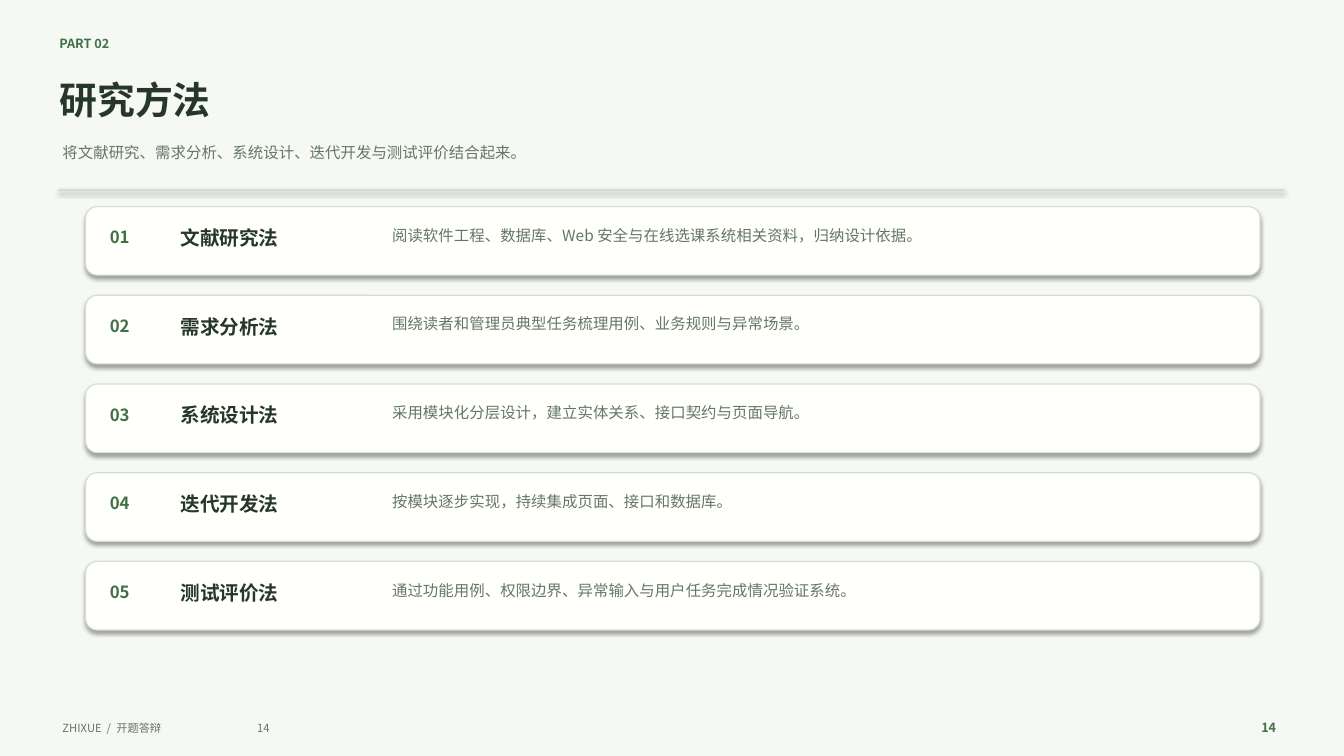
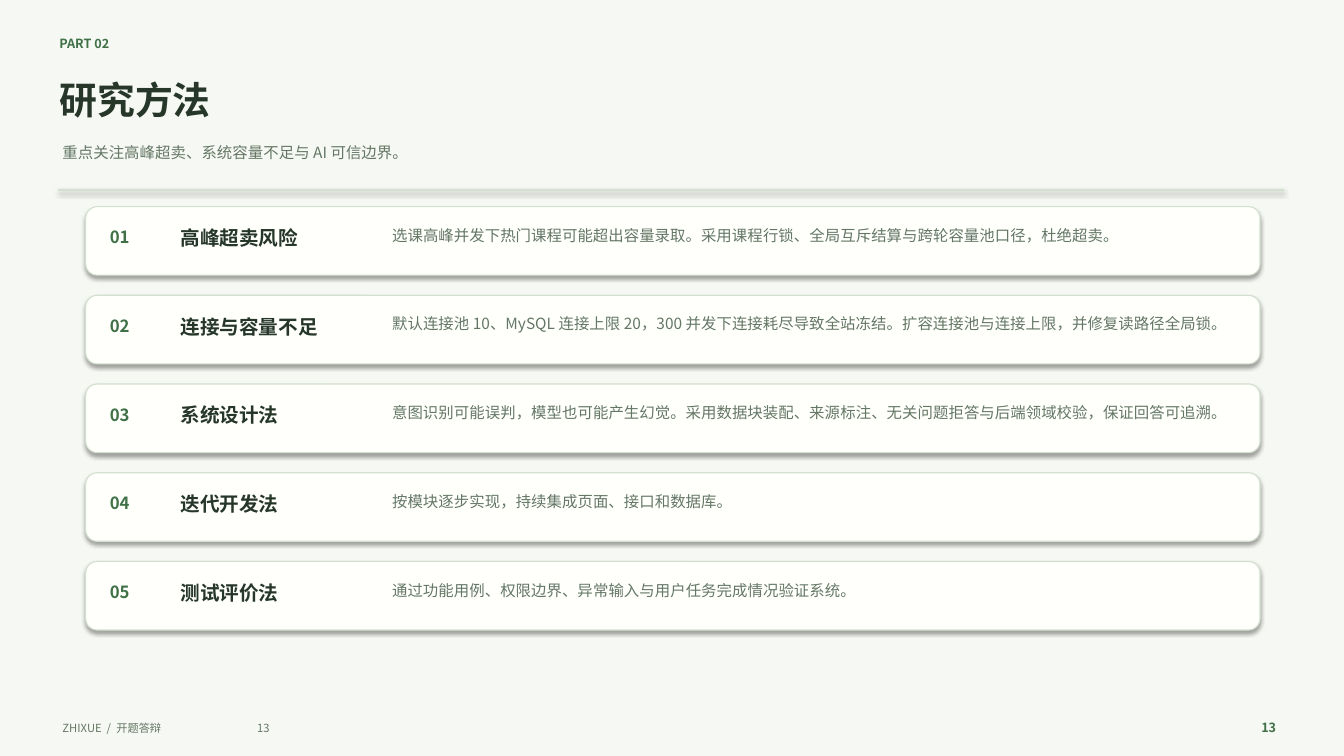
Before and after one commit to ghy366/--zhixue, a slide deck: slide 13 of docs/智学选课_开题答辩_浅色森林绿主题.pptx (slide 14 before the commit). Drawn at 1344x756 pixels with LibreOffice and Linux fonts; fonts in the diff are those of the drawing. Boxes give left, top, right and bottom in pixels: in the first picture for what was removed or moved away, otherwise in the second. Text is boxed around its words. In the diff, an @@ line names an element or a change of style, - is before the commit and + after.

```diff
--- a/docs/智学选课_开题答辩_浅色森林绿主题.pptx
+++ b/docs/智学选课_开题答辩_浅色森林绿主题.pptx
@@ text at box(62, 145, 408, 159): text changed @@
-将文献研究、需求分析、系统设计、迭代开发与测试评价结合起来。
+重点关注高峰超卖、系统容量不足与 AI 可信边界。
@@ text at box(180, 228, 298, 247): text changed @@
-文献研究法
+高峰超卖风险
@@ text at box(392, 228, 1118, 243): text changed @@
-阅读软件工程、数据库、Web 安全与在线选课系统相关资料，归纳设计依据。
+选课高峰并发下热门课程可能超出容量录取。采用课程行锁、全局互斥结算与跨轮容量池口径，杜绝超卖。
@@ text at box(180, 317, 317, 336): text changed @@
-需求分析法
+连接与容量不足
@@ text at box(392, 316, 1227, 333): text changed @@
-围绕读者和管理员典型任务梳理用例、业务规则与异常场景。
+默认连接池 10、MySQL 连接上限 20，300 并发下连接耗尽导致全站冻结。扩容连接池与连接上限，并修复读路径全局锁。
@@ text at box(392, 405, 1226, 420): text changed @@
-采用模块化分层设计，建立实体关系、接口契约与页面导航。
+意图识别可能误判，模型也可能产生幻觉。采用数据块装配、来源标注、无关问题拒答与后端领域校验，保证回答可追溯。
@@ text at box(62, 723, 269, 733): text changed @@
-ZHIXUE / 开题答辩 14
+ZHIXUE / 开题答辩 13
@@ text at box(1261, 722, 1276, 732): text changed @@
-14
+13
```
Also in this commit, not shown: 9 other slides changed, 1 slide removed.
